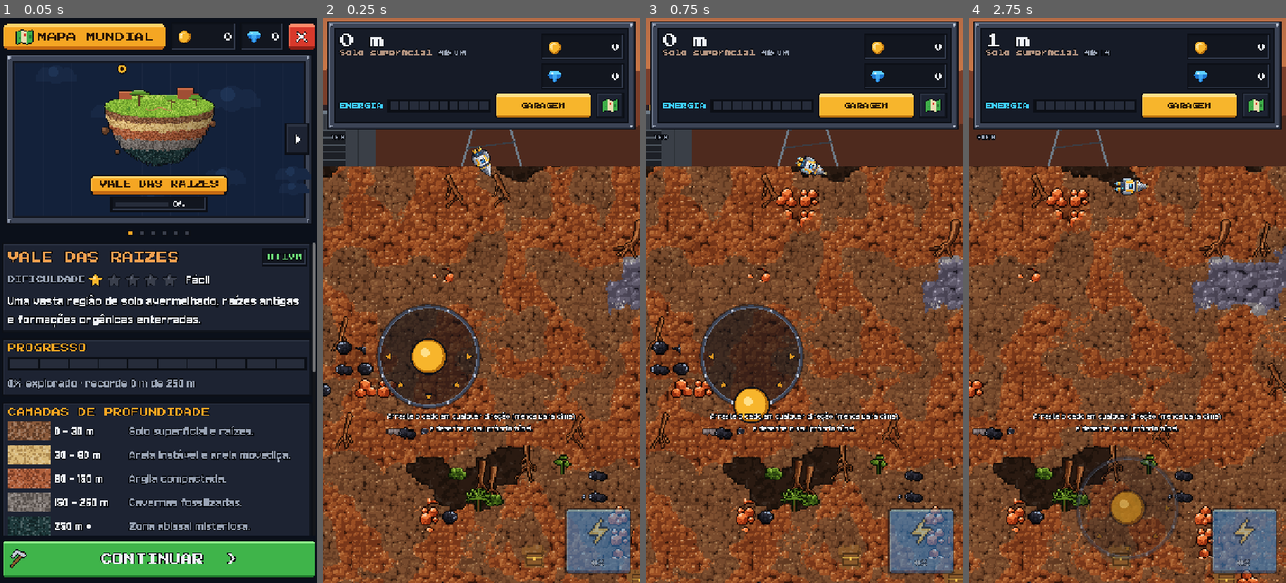
Above: before the commit, frames 1-4 (left to right).
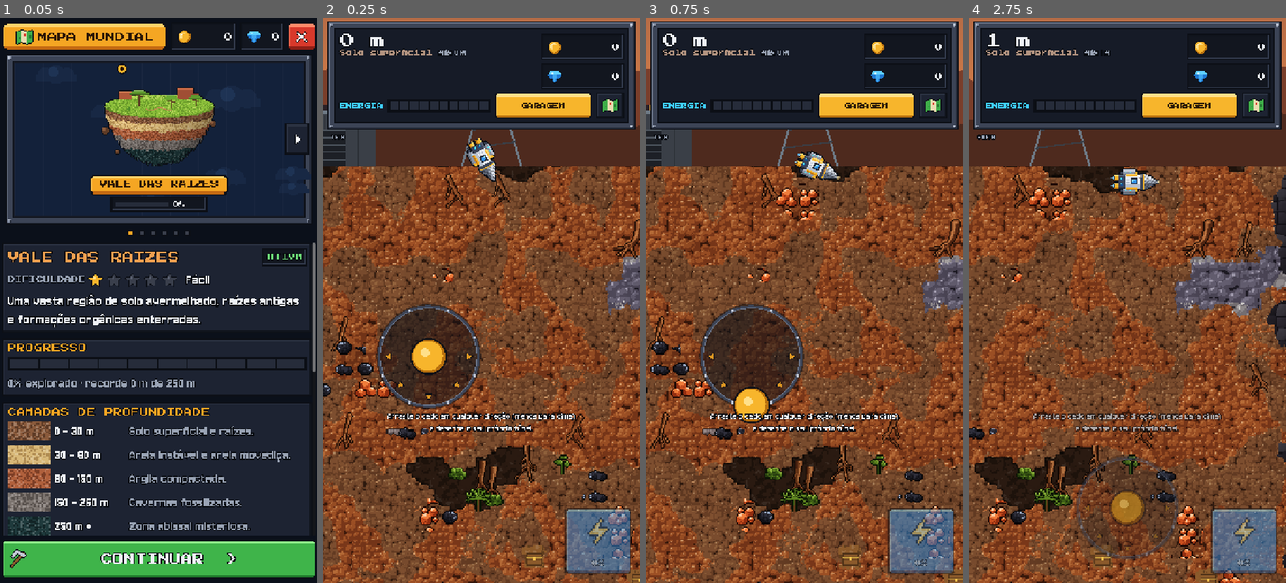
Above: after the commit, the same moments.

Repository: antuneslibano/Mobile-Game
Game: Godot game, scene res://tests/scene_test.tscn
The game is run twice, just before and just after one commit, with the same random seed, the same clock (stepped at 60 frames per second) and the same inputs. This scene is started directly instead of the project's main scene.
Inputs (mouse positions are in pixels of both pictures, inside the frame that each line leads up to):
- Up to frame 1 (0.05 s): no input
- Up to frame 2 (0.25 s): no input
- Up to frame 3 (0.75 s): move the mouse to (874, 272) at 0.52 s; hold Right from 0.53 s (still down); hold Shift from 0.53 s (still down); click (874, 272) at 0.67 s
- Up to frame 4 (2.75 s): tap Space at 0.77 s; release Right at 1.25 s; release Shift at 1.25 s; drag from (1064, 328) to (1111, 413) at 1.27 s; move the mouse to (1159, 176) at 2.02 s; hold Right from 2.03 s (still down); hold Shift from 2.03 s (still down)

Frame 1 is identical in both runs. In frame 2, 0.4% of the frame differs, in the area x 45-55%, y 21-29%; in frame 3, 0.5%; in frame 4, 40%, in the area x 0-100%, y 9-100%.

Commit message:
Nave 1,5× maior e plano das expedições
- Sprite da nave em escala 3 (mesmo pixel de arte do terreno); corpo, broca
  e broca lateral 1,5× para o túnel acompanhar.
- Custo em Créditos dos upgrades ×3 (a nave maior colhe mais de cada veio);
  simulação mantém o ritmo-alvo.
- ROADMAP_EXPEDICOES.md: decisões e especificação da 0.9 (combustível,
  casco, extração/resgate 50%, elevadores, fundo e objetivos por região),
  0.10 (base com estações, construção híbrida) e 0.11 (criaturas).
- Versão 0.8.1.

Co-Authored-By: Claude Opus 5.5 <noreply@anthropic.com>
Claude-Session: https://claude.ai/code/session_01Mcsue5fadkx3nga8cXk9L2

Diff:
--- a/project.godot
+++ b/project.godot
@@ -12,7 +12,7 @@
 
 config/name="DEEPFORGE: Rumo ao Núcleo"
 config/description="Jogo mobile 2D vertical de escavação incremental."
-config/version="0.8.0"
+config/version="0.8.1"
 run/main_scene="res://scenes/main.tscn"
 config/features=PackedStringArray("4.6", "GL Compatibility")
 boot_splash/bg_color=Color(0.07, 0.06, 0.08, 1)
--- a/scripts/data/balance.gd
+++ b/scripts/data/balance.gd
@@ -34,9 +34,9 @@
 const DRILL_BASE_CRIT_MULT: float = 2.0
 const DRILL_MOVE_SPEED_BLOCKS: float = 4.5
 const DRILL_ACCEL_BLOCKS: float = 40.0
-const DRILL_RADIUS_PX: float = 15.0      ## Corpo (círculo de colisão; menor que a broca em qualquer ângulo).
-const BIT_RADIUS_PX: float = 24.0        ## Área cavada à frente (> corpo: o túnel cabe a máquina).
-const BIT_OFFSET_PX: float = 12.0        ## Centro da broca à frente do corpo.
+const DRILL_RADIUS_PX: float = 22.5      ## Corpo (círculo de colisão; menor que a broca em qualquer ângulo). Nave 1,5× (0.8.1).
+const BIT_RADIUS_PX: float = 36.0        ## Área cavada à frente (> corpo: o túnel cabe a máquina).
+const BIT_OFFSET_PX: float = 18.0        ## Centro da broca à frente do corpo.
 const GRAVITY_BLOCKS: float = 32.0
 const MAX_FALL_BLOCKS: float = 14.0
 const MIN_DAMAGE_RATIO: float = 0.15
@@ -65,8 +65,8 @@
 
 # --- Módulos (Fase 3) -----------------------------------------------------------------
 const MODULE_SLOTS: int = 2
-const SIDE_DRILL_RADIUS_PX: float = 5.0      ## Broca lateral: alarga a área cavada…
-const SIDE_DRILL_RADIUS_PER_LEVEL: float = 1.2
+const SIDE_DRILL_RADIUS_PX: float = 7.5      ## Broca lateral: alarga a área cavada…
+const SIDE_DRILL_RADIUS_PER_LEVEL: float = 1.8
 const DRONE_INTERVAL: float = 1.6
 const DRONE_INTERVAL_PER_LEVEL: float = 0.09
 const DRONE_DAMAGE_RATIO: float = 0.6        ## Dano do drone (× dano da broca).
@@ -102,3 +102,7 @@
 ## Multiplica a chance de todos os minérios de veio (especiais raros não mudam). Junto com
 ## os veios concentrados do gerador, deixa poucos aglomerados por tela.
 const ORE_DENSITY: float = 0.35
+
+## Custos em Créditos dos upgrades (×). A nave 1,5× colhe mais de cada veio; os preços
+## dos minérios ficam altos (vale desviar) e o custo das melhorias acompanha.
+const UPGRADE_CREDIT_COST_MULT: float = 3.0
--- a/scripts/economy/progression.gd
+++ b/scripts/economy/progression.gd
@@ -8,7 +8,8 @@
 
 
 static func cost(def: UpgradeDef, level: int) -> int:
-	return maxi(1, roundi(def.base_cost * pow(def.cost_growth, level)))
+	var mult: float = Balance.UPGRADE_CREDIT_COST_MULT if def.currency == Economy.CREDITS else 1.0
+	return maxi(1, roundi(def.base_cost * mult * pow(def.cost_growth, level)))
 
 
 static func is_maxed(def: UpgradeDef, level: int) -> bool:
--- a/scripts/gameplay/drill_visual.gd
+++ b/scripts/gameplay/drill_visual.gd
@@ -5,7 +5,7 @@
 ## Apenas lê o estado do nó Drill pai; nenhuma regra de jogo aqui.
 
 ## Tamanho do pixel de arte da nave em jogo.
-const ART_SCALE: float = 2.0
+const ART_SCALE: float = 3.0  ## 1 pixel do sprite = 3 px (mesmo pixel de arte do terreno).
 
 var drill: Drill
 var _t: float = 0.0
--- a/tests/test_drill.gd
+++ b/tests/test_drill.gd
@@ -74,7 +74,7 @@
 func test_diagonal_draws_its_own_path() -> void:
 	var w := _model(12)
 	_rect(w, Vector2(60, 0), Vector2(1100, 900), BlockRegistry.DIRT)
-	var start := Vector2(300, -20)
+	var start := Vector2(300, -Balance.DRILL_RADIUS_PX - 5.0)
 	var d := _new_drill(w, start)
 	_run(d, DrillIntent.new(), 0.5)
 	var p0: Vector2 = d.position
@@ -149,7 +149,7 @@
 		var w := _model(16)
 		_rect(w, Vector2(60, 0), Vector2(1100, 3000), BlockRegistry.STONE)
 		_rect(w, Vector2(480, 0), Vector2(600, 2400), BlockRegistry.AIR)
-		var d := _new_drill(w, Vector2(540, -20))
+		var d := _new_drill(w, Vector2(540, -Balance.DRILL_RADIUS_PX - 5.0))
 		var r := _run(d, DrillIntent.new(), 5.0, dt)
 		check_eq(r.x, 0, "queda rápida sem atravessar (dt=%.3f)" % dt)
 		check(absf(d.position.y + d.radius - 2400.0) < 2.0, "parou sobre o piso (dt=%.3f, base %.1f)" % [dt, d.position.y + d.radius])
@@ -176,7 +176,7 @@
 	for dmg: float in [4.0, 20.0]:
 		var w := _model(18)
 		_rect(w, Vector2(60, 0), Vector2(1100, 2000), BlockRegistry.STONE)
-		var d := _new_drill(w, Vector2(540, -20))
+		var d := _new_drill(w, Vector2(540, -Balance.DRILL_RADIUS_PX - 5.0))
 		d.stats.damage = dmg
 		_run(d, _aim(Vector2.DOWN), 6.0)
 		depths.append(d.position.y)
--- a/tests/test_phase3.gd
+++ b/tests/test_phase3.gd
@@ -95,7 +95,7 @@
 	for boost: bool in [false, true]:
 		var w := _model(42)
 		_rect(w, Vector2(60, 0), Vector2(1100, 1500), BlockRegistry.STONE)
-		var d := _drill(w, Vector2(540, -20))
+		var d := _drill(w, Vector2(540, -Balance.DRILL_RADIUS_PX - 5.0))
 		if boost:
 			d.energy.add_charge(1000.0)
 		var it := DrillIntent.new()
@@ -127,7 +127,7 @@
 	for equip: bool in [false, true]:
 		var w := _model(43)
 		_rect(w, Vector2(60, 0), Vector2(1100, 900), BlockRegistry.DIRT)
-		var d := _drill(w, Vector2(540, -20), {&"side_drill": 5})
+		var d := _drill(w, Vector2(540, -Balance.DRILL_RADIUS_PX - 5.0), {&"side_drill": 5})
 		if equip:
 			d.modules.set_equipped([&"side_drill"] as Array[StringName])
 		var it := DrillIntent.new()
Not shown, changed: export_presets.cfg
Not shown, changed: CHANGELOG.md
Not shown, changed: GAME_DESIGN.md
Not shown, changed: README.md
Not shown, added: ROADMAP_EXPEDICOES.md
